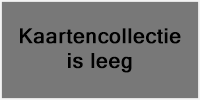
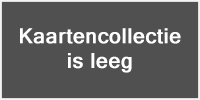
Comparing the layer stacks of the two 200px x 100px images. Changes:
painted on "Kaartencollectie is leeg" over box(20, 28, 181, 73)
painted on "Layer 3" over box(1, 1, 199, 99)
